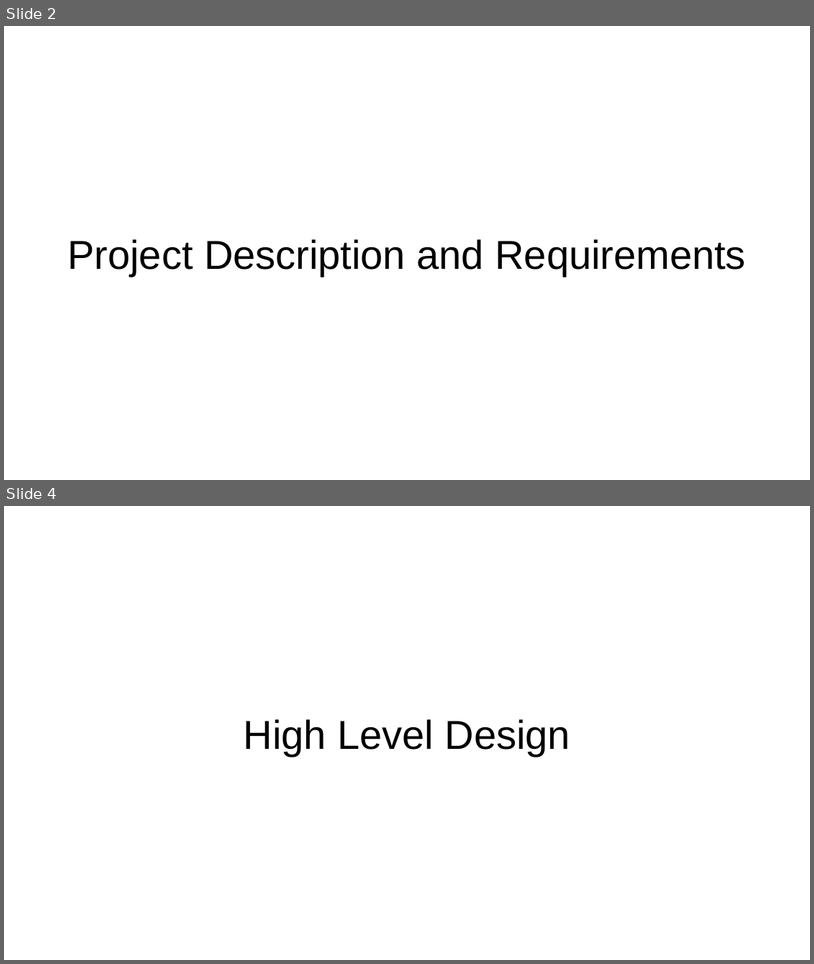
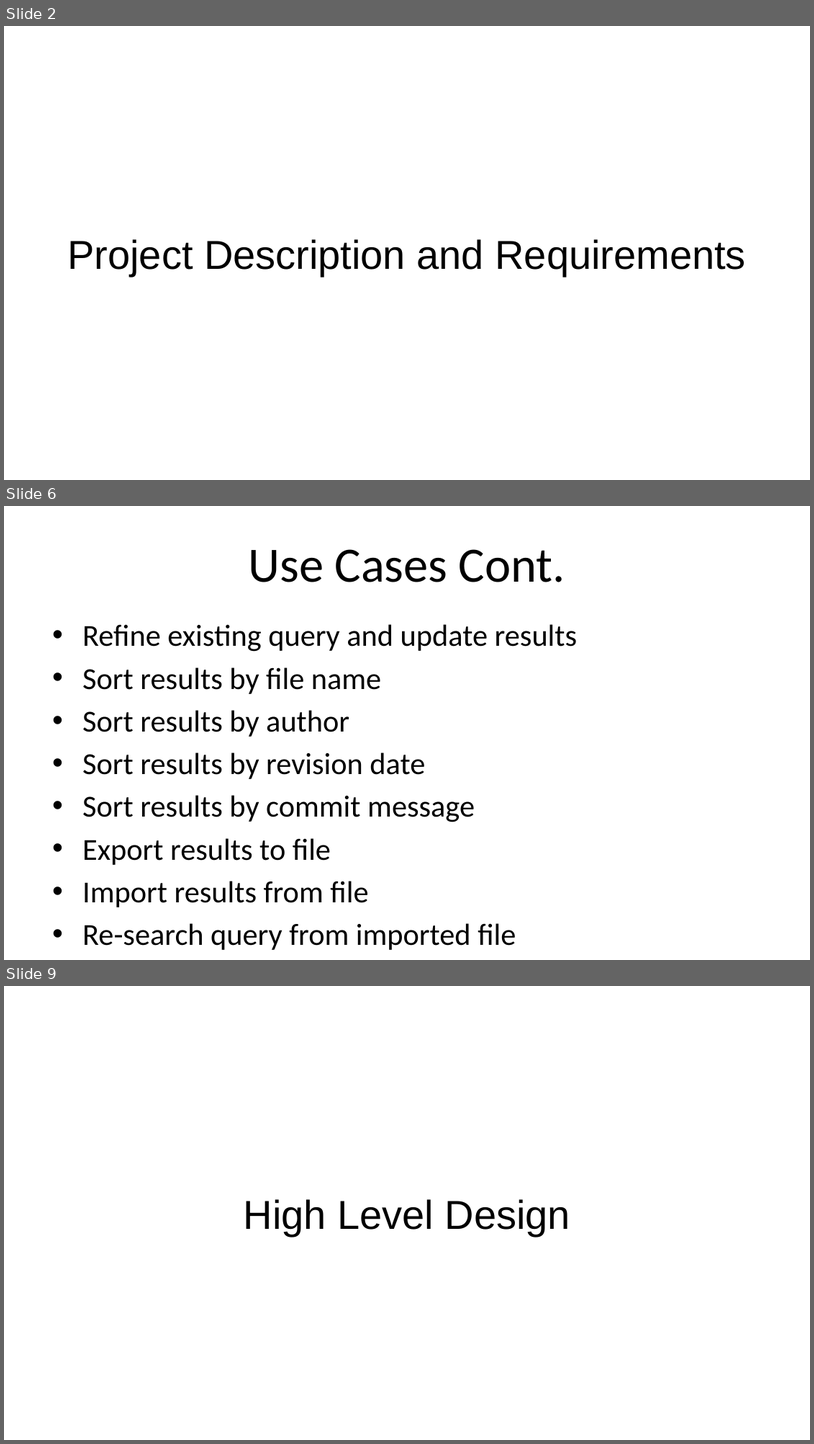
Before and after one commit to RWenger/Code-Search-Engine-CS3704, a slide deck: Presentation/Final Presentation.pptx. Shown one above the other, each under a label of ours: slides 2 and 4 before the commit, slides 2, 6 and 9 after it; the slides between them are not shown. The pictures are 814x964 and 814x1444 pixels, drawn with LibreOffice and Linux fonts; fonts in the diff are those of the drawing. Boxes give left, top, right and bottom in pixels: in the first picture for what was removed or moved away, otherwise in the second. Text is boxed around its words. In the diff, an @@ line names an element or a change of style, - is before the commit and + after.

```diff
--- a/Presentation/Final Presentation.pptx
+++ b/Presentation/Final Presentation.pptx
@@ slide 6 added at (x1=4, y1=506, x2=810, y2=960), background #FFFFFF @@
@@ title added at (x1=248, y1=549, x2=566, y2=582), 44 pt, text #000000 @@
+Use Cases Cont.
@@ text added at (x1=82, y1=624, x2=578, y2=950), 27.2 pt, text #000000 @@
+• Refine existing query and update results
+• Sort results by file name
+• Sort results by author
+• Sort results by revision date
+• Sort results by commit message
+• Export results to file
+• Import results from file
+• Re-search query from imported file
@@ what was slide 4 is now slide 9 @@
```
Also in this commit, not shown: 5 other slides added, 1 slide removed.
